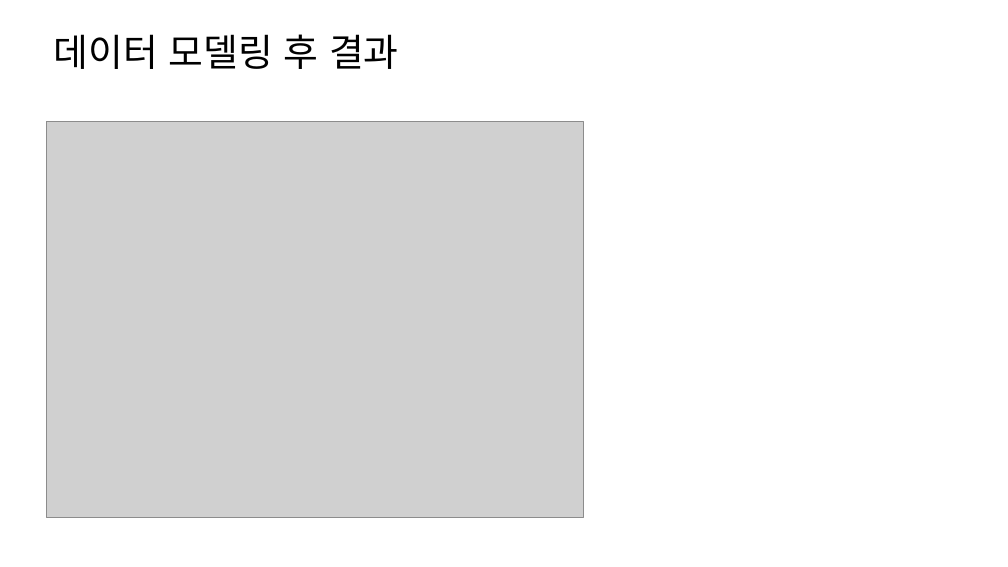
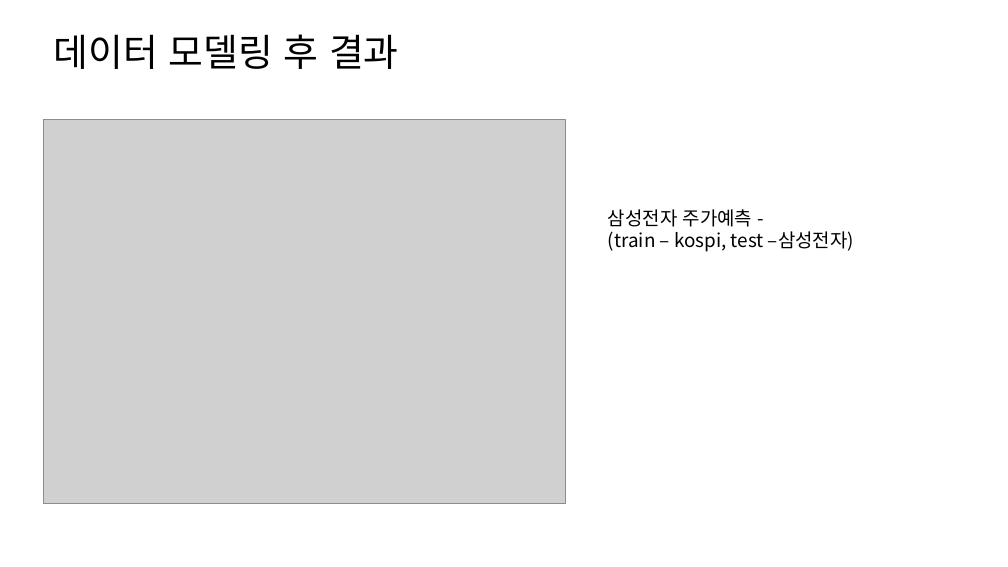
Before and after one commit to hanminJ/stock_analysis, a slide deck: slide 7 of 인공지능을 통한 주가예측.pptx (slide 5 before the commit). Drawn at 1008x567 pixels with LibreOffice and Linux fonts; fonts in the diff are those of the drawing; grey boxes stand for pictures. Boxes give left, top, right and bottom in pixels: in the first picture for what was removed or moved away, otherwise in the second. Text is boxed around its words. In the diff, an @@ line names an element or a change of style, - is before the commit and + after.

```diff
--- a/인공지능을 통한 주가예측.pptx
+++ b/인공지능을 통한 주가예측.pptx
@@ picture: place and size @@
-picture at bbox=[46, 122, 584, 517]
+picture at bbox=[44, 119, 566, 504]
@@ text added at bbox=[608, 209, 854, 252], 18 pt, text #000000 @@
+삼성전자 주가예측 -
+(train – kospi, test –삼성전자)
```
Also in this commit, not shown: 1 other slide changed, 1 slide added.
